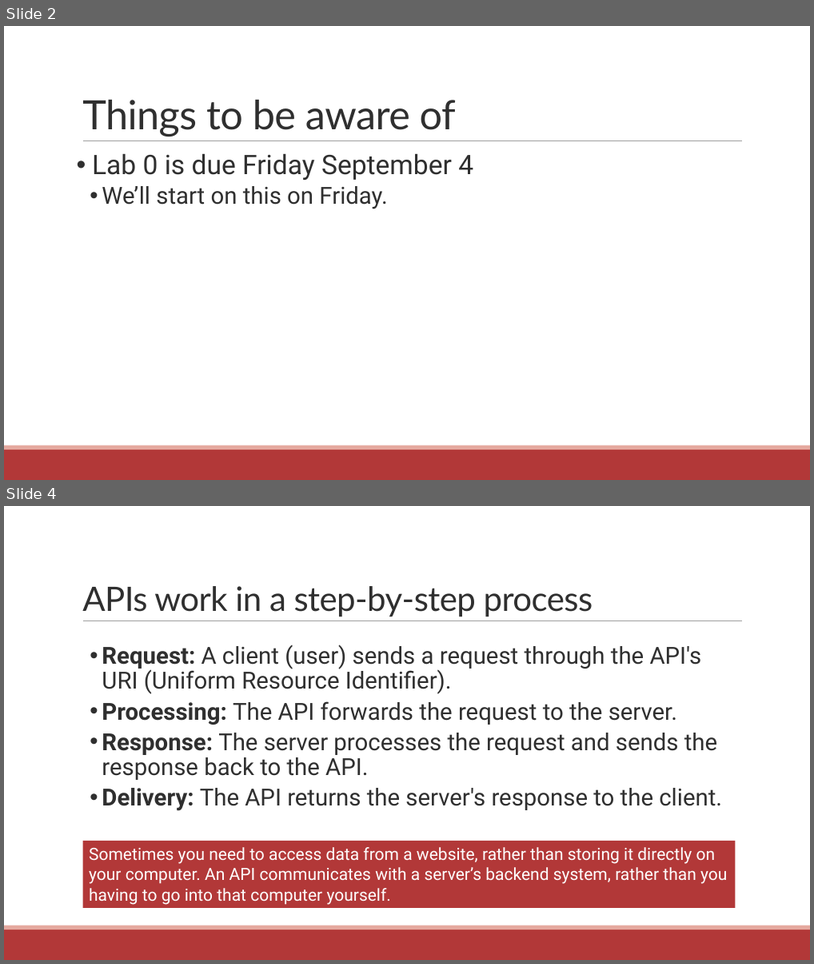
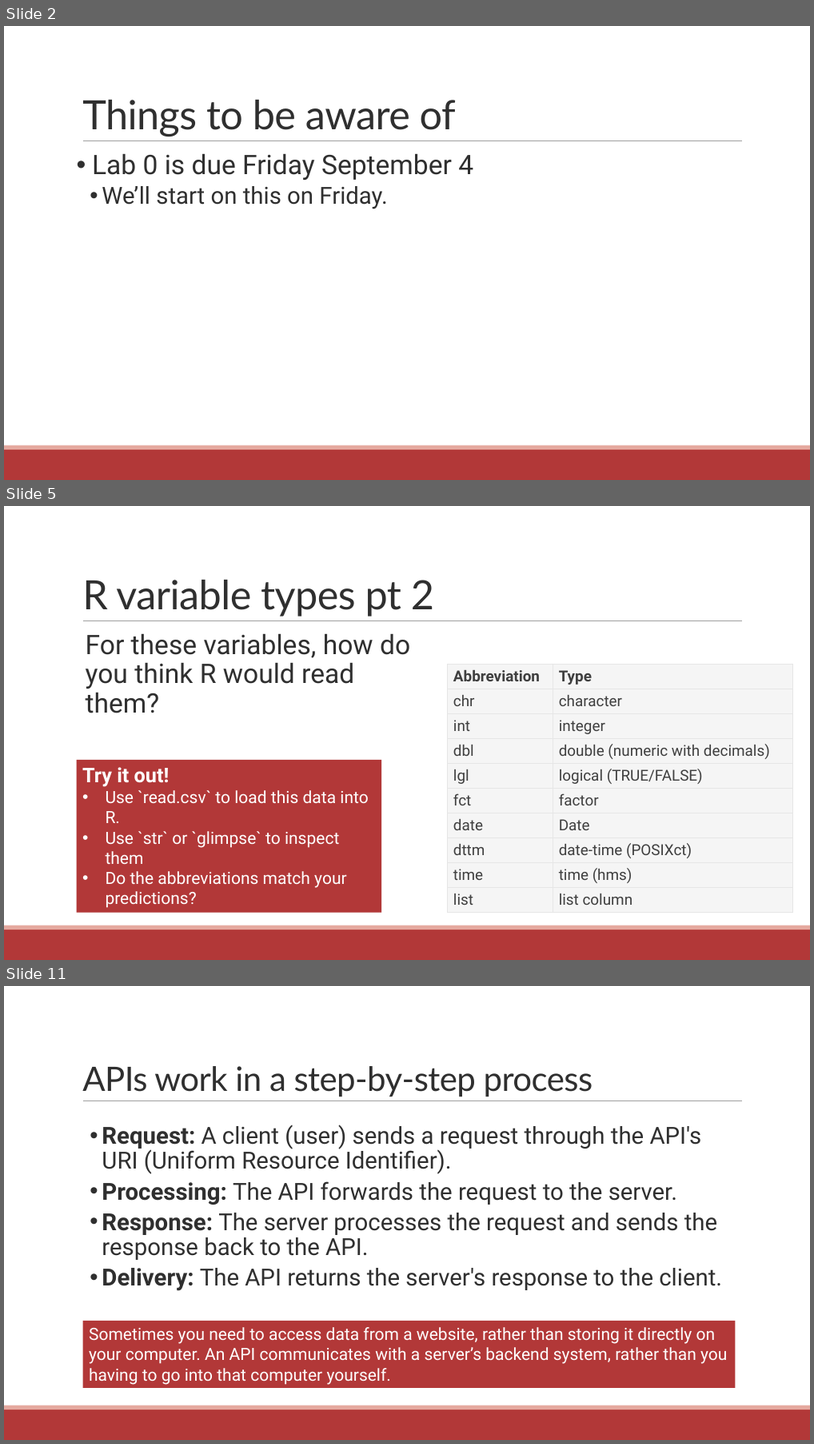
Before and after one commit to communitymaplab/geog4300_datascience, a slide deck: in_class_slides/geog4300_L05-readingdata.pptx. Shown one above the other, each under a label of ours: slides 2 and 4 before the commit, slides 2, 5 and 11 after it; the slides between them are not shown. The pictures are 814x964 and 814x1444 pixels, drawn with LibreOffice and Linux fonts; fonts in the diff are those of the drawing. Boxes give left, top, right and bottom in pixels: in the first picture for what was removed or moved away, otherwise in the second. Text is boxed around its words. In the diff, an @@ line names an element or a change of style, - is before the commit and + after.

```diff
--- a/in_class_slides/geog4300_L05-readingdata.pptx
+++ b/in_class_slides/geog4300_L05-readingdata.pptx
@@ slide 5 added at bbox=[4, 506, 810, 960], background #FFFFFF; not listed: 3 template elements that a slide beside it also shows @@
@@ title added at bbox=[82, 580, 434, 616], 48 pt, text #2F2F2F @@
+R variable types pt 2
@@ text added at bbox=[86, 633, 410, 713], 32 pt, text #2F2F2F @@
+For these variables, how do you think R would read them?
@@ table added at bbox=[447, 664, 793, 912], 10 rows, 2 columns @@
+Abbreviation | Type
+chr | character
+int | integer
+dbl | double (numeric with decimals)
+lgl | logical (TRUE/FALSE)
+fct | factor
+date | Date
+dttm | date-time (POSIXct)
+time | time (hms)
+list | list column
@@ rectangle added at bbox=[77, 760, 382, 912], fill #B23838, 20 pt, text #FFFFFF @@
+Try it out!
+• Use `read.csv` to load this data into R.
+• Use `str` or `glimpse` to inspect them
+• Do the abbreviations match your predictions?
@@ what was slide 4 is now slide 11 @@
```
Also in this commit, not shown: 2 slides changed, 9 other slides added, 1 slide removed, 8 other files.
